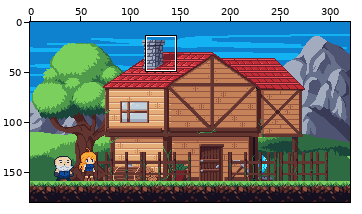
A pixel-art file gets an edit: Sprites/HomeTown-YourHouse.aseprite. Above: a wide view before the commit, with the close-up outlined.
Close-up. Earlier state:
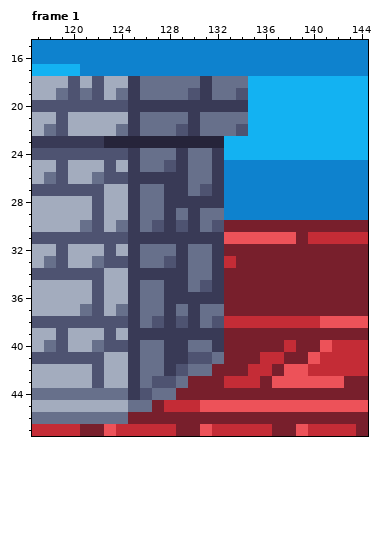
320x180 pixels, 9 frames. Shown: frame 1: x 117..144, y 15..47.
Now the later version:
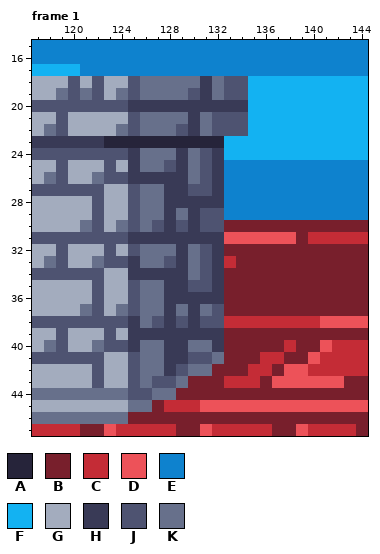
Palette (. is transparent): A #26243a  B #781f2c  C #c42c36  D #ed5259  E #0e82ce  F #13b2f2  G #a3acbe  H #393a56  J #4e5371  K #67708b
What changed:
Frame 1, layer "chimney":
The edit turns colour H into colour J in rows 18 to 19 at x 125; in rows 21 to 22 at x 125; in rows 27 to 30 at x 125; in row 32 at x 125; in rows 35 to 37 at x 125; in rows 41 to 44 at x 125.
The edit turns colour K into colour J in row 18 at x 133 to 134; in row 19 at x 133; in row 21 at x 132 to 134; in row 22 at x 132 to 133; in rows 24 to 26 at x 131; in row 27 at x 130.
The edit turns colour K into colour J in row 29 at x 131 to 132; in row 30 at x 131; in rows 32 to 34 at x 131; in row 35 at x 130; in row 37 at x 132; in row 38 at x 131.
Where, in picture pixels (left, top, right, bottom), the same in both close-ups:
changed: (128, 76, 140, 136)
changed: (188, 76, 248, 328)
changed: (128, 184, 140, 400)
